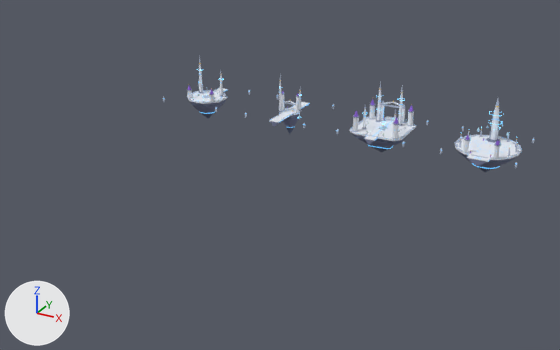
An edit to the Blender file assets/source/worlds/sky_citadel/sky_citadel_kit.blend, drawn before and after from the same camera.
The view is the same before and after, from a 50 mm camera at (1723.0, -2516.0, 981.0) aimed at (576.0, -431.0, -62.0). Every picture has the same lights, and +X, +Y and +Z are marked at lower left. The picture after the commit comes second.

The first picture shows 'chunk_boss_clearing', 'chunk_entry', 'chunk_path_straight', 'chunk_spire_court'.
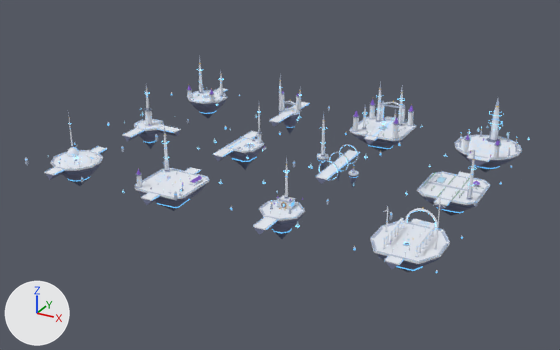
Not visible in the pictures: 'REF_Person_5m_chunk_path_skyport', 'REF_Person_5m_chunk_garden_terrace', 'REF_Person_5m_chunk_armory'.

What differs and where, as boxes [x1, y1, x2, y2] in the pictures (560 x 350 px):
'chunk_spire_court_b', added
    after: [353, 197, 463, 275]
'chunk_armory', added
    after: [122, 126, 222, 211]
'chunk_garden_terrace', added
    after: [406, 150, 502, 216]
'chunk_observatory', added
    after: [25, 112, 124, 186]
'chunk_side_vault', added
    after: [230, 157, 329, 239]
'chunk_path_skyport', added
    after: [196, 106, 281, 170]
'chunk_path_hoops', added
    after: [293, 114, 382, 188]
'chunk_path_bend', added
    after: [107, 85, 189, 149]

The change, as a diff of the scene's bpy script:
```diff
--- a/assets/source/worlds/sky_citadel/sky_citadel_kit.blend.py
+++ b/assets/source/worlds/sky_citadel/sky_citadel_kit.blend.py
@@ ob_ref_person_5m_chunk_armory @@
+ob_ref_person_5m_chunk_armory = bpy.data.objects.new('REF_Person_5m_chunk_armory', me_ref_person_5m_chunk_boss_clearing.copy())  # the mesh of ob_ref_person_5m_chunk_boss_clearing
+ob_ref_person_5m_chunk_armory.parent = ob_chunk_armory
+ob_ref_person_5m_chunk_armory.location = (6.0, 8.0, 0.0)
@@ ob_chunk_armory @@
+ob_chunk_armory = bpy.data.objects.new('chunk_armory', me_chunk_armory)  # 3751 vertices, 3006 faces; spans x -128.0..128.0, y -128.0..128.0, z -96.0..160.0; in mat_sc_citadelwhite (white #e8ecf4), mat_sc_palealloy (blue #b0bcd2), mat_sc_deepalloy (blue #5c6886), mat_sc_hullslate (greyish blue #767c9c), mat_sc_sungold (orange #ecbe5c), mat_sc_azureneon (blue #78d2ff, glowing blue #78d2ff), mat_sc_azuredim (blue #4680a8, glowing blue #4680a8), mat_sc_citadelviolet (purple #8a60d2), mat_sc_skyglass (blue #b2def2)
+ob_chunk_armory.location = (384.0, -768.0, 0.0)
@@ ob_ref_person_5m_chunk_garden_terrace @@
+ob_ref_person_5m_chunk_garden_terrace = bpy.data.objects.new('REF_Person_5m_chunk_garden_terrace', me_ref_person_5m_chunk_boss_clearing.copy())  # the mesh of ob_ref_person_5m_chunk_boss_clearing
+ob_ref_person_5m_chunk_garden_terrace.parent = ob_chunk_garden_terrace
+ob_ref_person_5m_chunk_garden_terrace.location = (6.0, 8.0, 0.0)
@@ ob_chunk_garden_terrace @@
+ob_chunk_garden_terrace = bpy.data.objects.new('chunk_garden_terrace', me_chunk_garden_terrace)  # 3631 vertices, 2883 faces; spans x -128.0..128.0, y -128.0..128.0, z -96.0..160.0; in mat_sc_citadelwhite (white #e8ecf4), mat_sc_palealloy (blue #b0bcd2), mat_sc_deepalloy (blue #5c6886), mat_sc_hullslate (greyish blue #767c9c), mat_sc_sungold (orange #ecbe5c), mat_sc_azureneon (blue #78d2ff, glowing blue #78d2ff), mat_sc_azuredim (blue #4680a8, glowing blue #4680a8), mat_sc_citadelviolet (purple #8a60d2), mat_sc_skyglass (blue #b2def2), mat_sc_verdure (green #609c7c)
+ob_chunk_garden_terrace.location = (1152.0, -384.0, 0.0)
@@ ob_ref_person_5m_chunk_path_skyport @@
+ob_ref_person_5m_chunk_path_skyport = bpy.data.objects.new('REF_Person_5m_chunk_path_skyport', me_ref_person_5m_chunk_boss_clearing.copy())  # the mesh of ob_ref_person_5m_chunk_boss_clearing
+ob_ref_person_5m_chunk_path_skyport.parent = ob_chunk_path_skyport
+ob_ref_person_5m_chunk_path_skyport.location = (6.0, 8.0, 0.0)
@@ ob_chunk_path_skyport @@
+ob_chunk_path_skyport = bpy.data.objects.new('chunk_path_skyport', me_chunk_path_skyport)  # 2375 vertices, 1907 faces; spans x -128.0..128.0, y -128.0..128.0, z -96.0..160.0; in mat_sc_citadelwhite (white #e8ecf4), mat_sc_palealloy (blue #b0bcd2), mat_sc_deepalloy (blue #5c6886), mat_sc_hullslate (greyish blue #767c9c), mat_sc_sungold (orange #ecbe5c), mat_sc_azureneon (blue #78d2ff, glowing blue #78d2ff), mat_sc_azuredim (blue #4680a8, glowing blue #4680a8), mat_sc_citadelviolet (purple #8a60d2), mat_sc_skyglass (blue #b2def2)
+ob_chunk_path_skyport.location = (384.0, -384.0, 0.0)
@@ ob_chunk_spire_court_b @@
+ob_chunk_spire_court_b = bpy.data.objects.new('chunk_spire_court_b', me_chunk_spire_court_b)  # 3438 vertices, 2602 faces; spans x -128.0..128.0, y -128.0..128.0, z -96.0..160.0; in mat_sc_citadelwhite (white #e8ecf4), mat_sc_palealloy (blue #b0bcd2), mat_sc_deepalloy (blue #5c6886), mat_sc_hullslate (greyish blue #767c9c), mat_sc_sungold (orange #ecbe5c), mat_sc_azureneon (blue #78d2ff, glowing blue #78d2ff), mat_sc_azuredim (blue #4680a8, glowing blue #4680a8), mat_sc_citadelviolet (purple #8a60d2), mat_sc_skyglass (blue #b2def2)
+ob_chunk_spire_court_b.location = (1152.0, -768.0, 0.0)
@@ ob_chunk_side_vault @@
+ob_chunk_side_vault = bpy.data.objects.new('chunk_side_vault', me_chunk_side_vault)  # 2257 vertices, 1871 faces; spans x -128.0..128.0, y -128.0..128.0, z -96.0..160.0; in mat_sc_citadelwhite (white #e8ecf4), mat_sc_palealloy (blue #b0bcd2), mat_sc_deepalloy (blue #5c6886), mat_sc_hullslate (greyish blue #767c9c), mat_sc_sungold (orange #ecbe5c), mat_sc_azureneon (blue #78d2ff, glowing blue #78d2ff), mat_sc_azuredim (blue #4680a8, glowing blue #4680a8), mat_sc_citadelviolet (purple #8a60d2), mat_sc_skyglass (blue #b2def2)
+ob_chunk_side_vault.location = (768.0, -768.0, 0.0)
@@ ob_chunk_observatory @@
+ob_chunk_observatory = bpy.data.objects.new('chunk_observatory', me_chunk_observatory)  # 3103 vertices, 2417 faces; spans x -128.0..128.0, y -128.0..128.0, z -96.0..160.0; in mat_sc_citadelwhite (white #e8ecf4), mat_sc_palealloy (blue #b0bcd2), mat_sc_deepalloy (blue #5c6886), mat_sc_hullslate (greyish blue #767c9c), mat_sc_sungold (orange #ecbe5c), mat_sc_azureneon (blue #78d2ff, glowing blue #78d2ff), mat_sc_azuredim (blue #4680a8, glowing blue #4680a8), mat_sc_citadelviolet (purple #8a60d2), mat_sc_skyglass (blue #b2def2)
+ob_chunk_observatory.location = (0.0, -768.0, 0.0)
@@ ob_chunk_path_hoops @@
+ob_chunk_path_hoops = bpy.data.objects.new('chunk_path_hoops', me_chunk_path_hoops)  # 2856 vertices, 2556 faces; spans x -128.0..128.0, y -128.0..128.0, z -96.0..160.0; in mat_sc_citadelwhite (white #e8ecf4), mat_sc_palealloy (blue #b0bcd2), mat_sc_deepalloy (blue #5c6886), mat_sc_hullslate (greyish blue #767c9c), mat_sc_sungold (orange #ecbe5c), mat_sc_azureneon (blue #78d2ff, glowing blue #78d2ff), mat_sc_azuredim (blue #4680a8, glowing blue #4680a8), mat_sc_citadelviolet (purple #8a60d2), mat_sc_skyglass (blue #b2def2)
+ob_chunk_path_hoops.location = (768.0, -384.0, 0.0)
@@ ob_chunk_path_bend @@
+ob_chunk_path_bend = bpy.data.objects.new('chunk_path_bend', me_chunk_path_bend)  # 2468 vertices, 1994 faces; spans x -128.0..128.0, y -128.0..128.0, z -96.0..160.0; in mat_sc_citadelwhite (white #e8ecf4), mat_sc_palealloy (blue #b0bcd2), mat_sc_deepalloy (blue #5c6886), mat_sc_hullslate (greyish blue #767c9c), mat_sc_sungold (orange #ecbe5c), mat_sc_azureneon (blue #78d2ff, glowing blue #78d2ff), mat_sc_azuredim (blue #4680a8, glowing blue #4680a8), mat_sc_citadelviolet (purple #8a60d2), mat_sc_skyglass (blue #b2def2), mat_sc_verdure (green #609c7c)
+ob_chunk_path_bend.location = (0.0, -384.0, 0.0)
```
